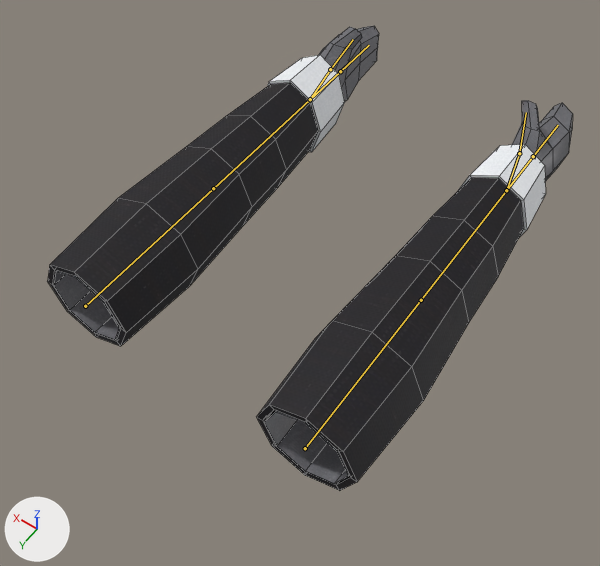
The Blender file assets/player_arms_textured/player_arms_textured.blend, before and after one commit.
Before and after are seen from a 50 mm lens placed at (-0.487, 0.414, 0.998), pointed at (0.015, -0.288, -0.105). Every picture has the same lights, and +X, +Y and +Z are marked at lower left. The bones that bend it are drawn over the model as lines. Mesh edges are drawn as thin lines.

Objects in the first picture: 'Arms', 'Sleeves'.
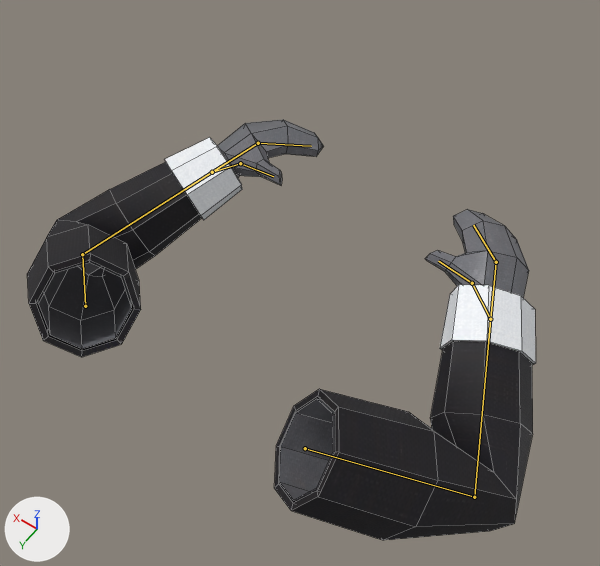
The newer file adds an action. The first version stands in its rest pose; the second is drawn at frame 0 of the action 'CrouchIdle-loop'.

The edits, one by one:
Bone 'ShoulderL' (bone_shoulderl) turns from (0, 0, 0) to (56, 48, -5) degrees about its own x, y and z.
Bone 'ElbowL' (bone_elbowl) turns from (0, 0, 0) to (-90, 6, 6) degrees about its own x, y and z.
Bone 'FingersL' (bone_fingersl) turns from (0, 0, 0) to (0, 0, 35) degrees about its own x, y and z.
Bone 'Thumb2L' (bone_thumb2l) turns from (0, 0, 0) to (6, 10, 28) degrees about its own x, y and z.
Bone 'ShoulderR' (bone_shoulderr) turns from (0, 0, 0) to (56, -48, 5) degrees about its own x, y and z.
Bone 'ElbowR' (bone_elbowr) turns from (0, 0, 0) to (-90, -6, -6) degrees about its own x, y and z.
Bone 'FingersR' (bone_fingersr) turns from (0, 0, 0) to (0, 0, -35) degrees about its own x, y and z.
Bone 'Thumb2R' (bone_thumb2r) turns from (0, 0, 0) to (6, -10, -28) degrees about its own x, y and z.

Changed parts and their boxes [x1, y1, x2, y2] in the pictures (600 x 566 px):
'Sleeves', posed (8% shorter)
    before: [47, 55, 546, 491]
    after: [27, 137, 536, 540]
'Arms', posed (17% shorter)
    before: [54, 26, 573, 484]
    after: [38, 120, 529, 501]
bone 'ShoulderL', root to tip
    before: (85, 306) to (213, 188)
    after: (85, 306) to (82, 254)
bone 'ElbowL', root to tip
    before: (213, 188) to (310, 99)
    after: (82, 254) to (212, 172)
bone 'FingersL', root to tip
    before: (340, 71) to (369, 45)
    after: (258, 143) to (311, 146)
bone 'Thumb2L', root to tip
    before: (330, 69) to (353, 39)
    after: (240, 163) to (273, 176)
bone 'ShoulderR', root to tip
    before: (305, 448) to (421, 300)
    after: (305, 448) to (474, 497)
bone 'ElbowR', root to tip
    before: (421, 300) to (506, 190)
    after: (474, 497) to (490, 319)
bone 'FingersR', root to tip
    before: (533, 156) to (558, 125)
    after: (496, 262) to (473, 225)
bone 'Thumb2R', root to tip
    before: (519, 153) to (526, 112)
    after: (472, 283) to (438, 261)
